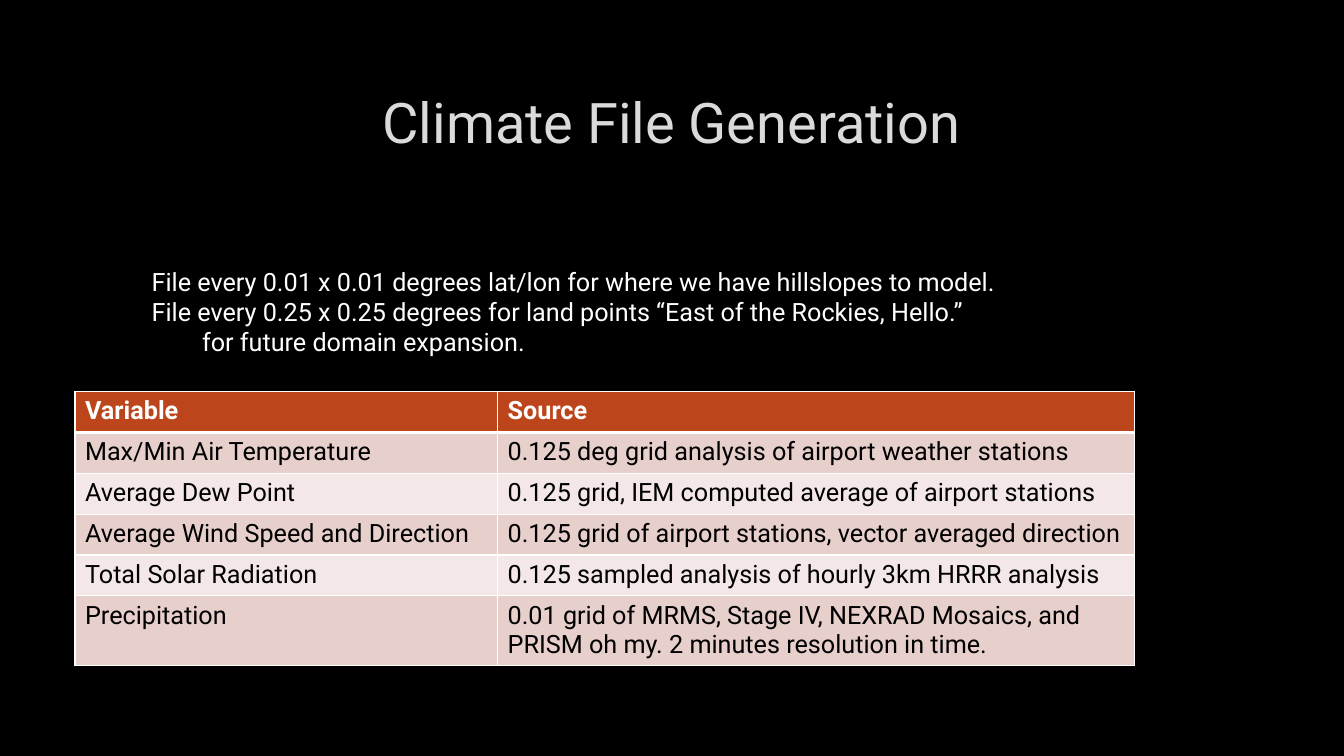
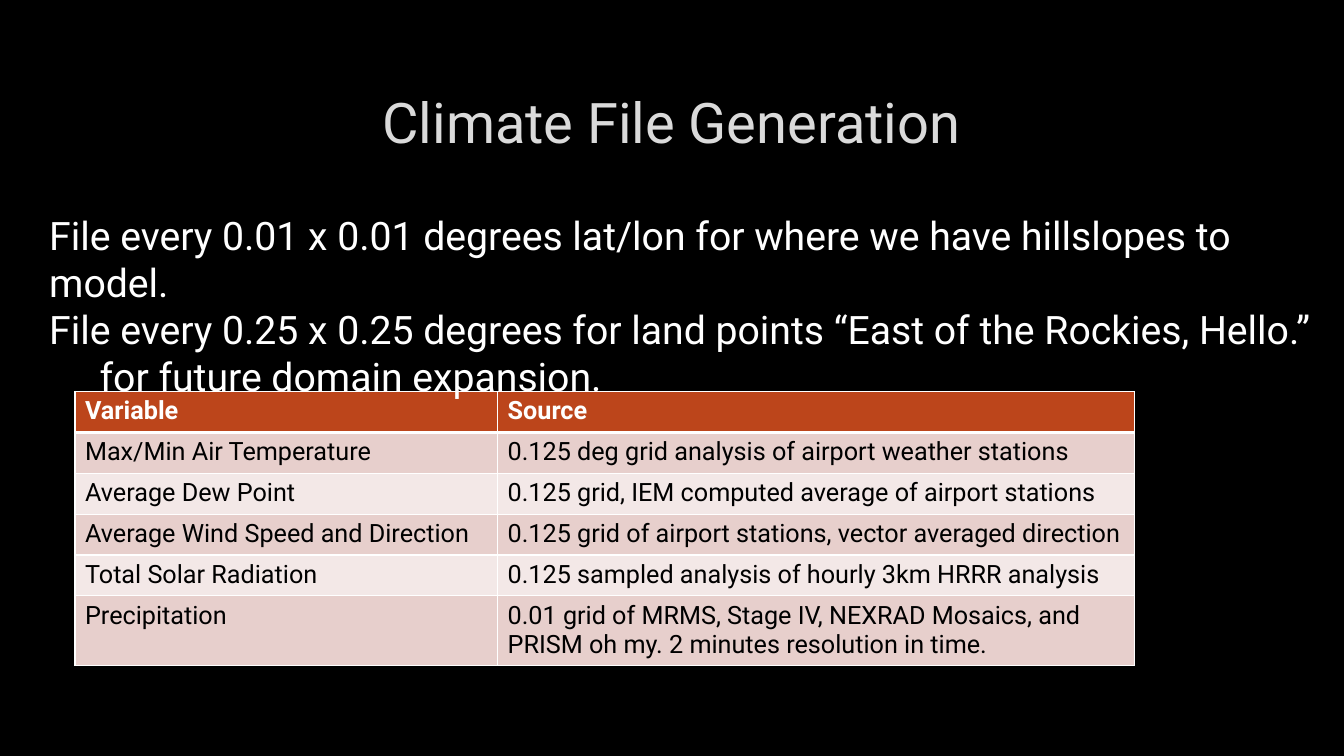
Before and after one commit to akrherz/akrherz, a slide deck: slide 5 of presentations/191126_isa/DEP-Herzmann.pptx. Drawn at 1344x756 pixels with LibreOffice and Linux fonts; fonts in the diff are those of the drawing; background and template pictures are left out. Boxes give left, top, right and bottom in pixels: in the first picture for what was removed or moved away, otherwise in the second. Text is boxed around its words. In the diff, an @@ line names an element or a change of style, - is before the commit and + after.

```diff
--- a/presentations/191126_isa/DEP-Herzmann.pptx
+++ b/presentations/191126_isa/DEP-Herzmann.pptx
@@ text "File every 0.01 x 0.01 ..." moved from (x1=152, y1=272, x2=995, y2=356) to (x1=49, y1=220, x2=1310, y2=402) @@
@@ text "File every 0.01 x 0.01 ..." at (x1=49, y1=220, x2=1310, y2=402): size 18 to 28 pt @@
```
Also in this commit, not shown: 4 other slides changed.
